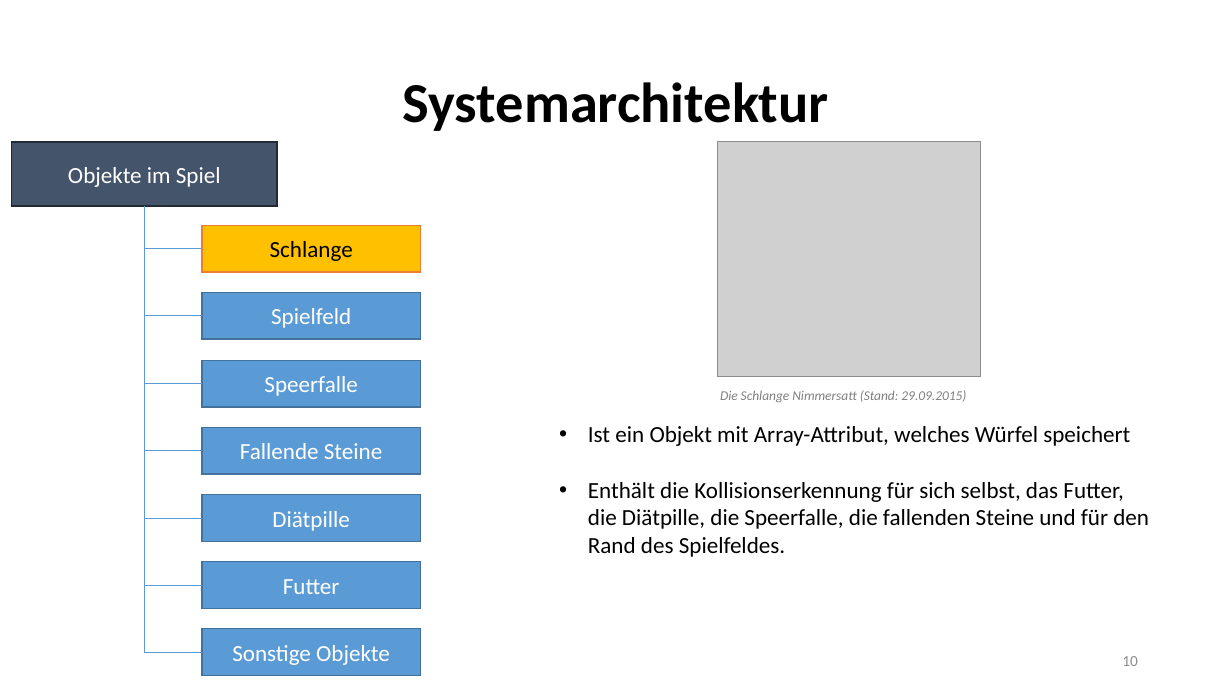
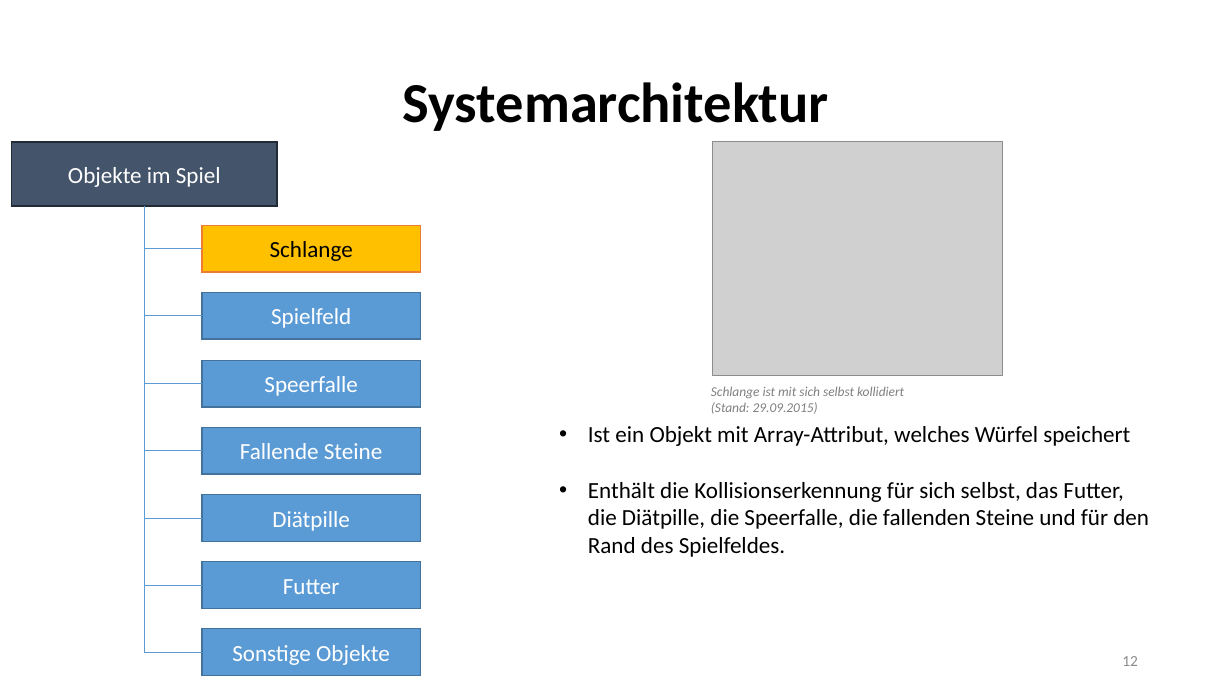
Before and after one commit to RamoramaInteractive/GDV-Projekt, a slide deck: slide 12 of FinalePräsentation.pptx (slide 10 before the commit). Drawn at 1232x693 pixels with LibreOffice and Linux fonts; fonts in the diff are those of the drawing; grey boxes stand for pictures. Boxes give left, top, right and bottom in pixels: in the first picture for what was removed or moved away, otherwise in the second. Text is boxed around its words. In the diff, an @@ line names an element or a change of style, - is before the commit and + after.

Commit message:
Systemarchitektur fertig in Präsentation!

```diff
--- a/FinalePräsentation.pptx
+++ b/FinalePräsentation.pptx
@@ picture: place and size @@
-picture at (717, 142, 980, 377)
+picture at (713, 142, 1003, 376)
@@ text at (711, 386, 904, 414): text changed @@
-Die Schlange Nimmersatt (Stand: 29.09.2015)
+Schlange ist mit sich selbst kollidiert
+(Stand: 29.09.2015)
@@ page number at (1122, 656, 1138, 666): text changed @@
-10
+12
```
Also in this commit, not shown: 6 other slides changed, 3 slides added, 7 slides removed.
